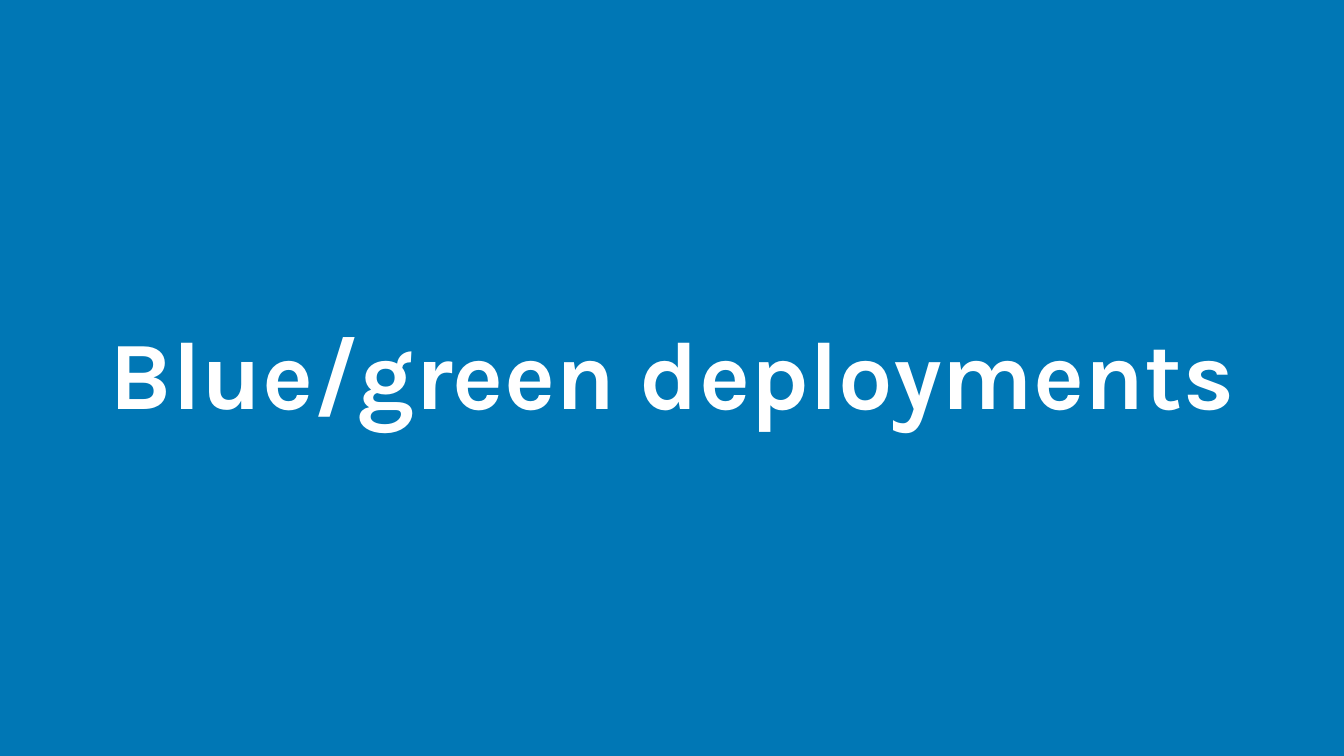
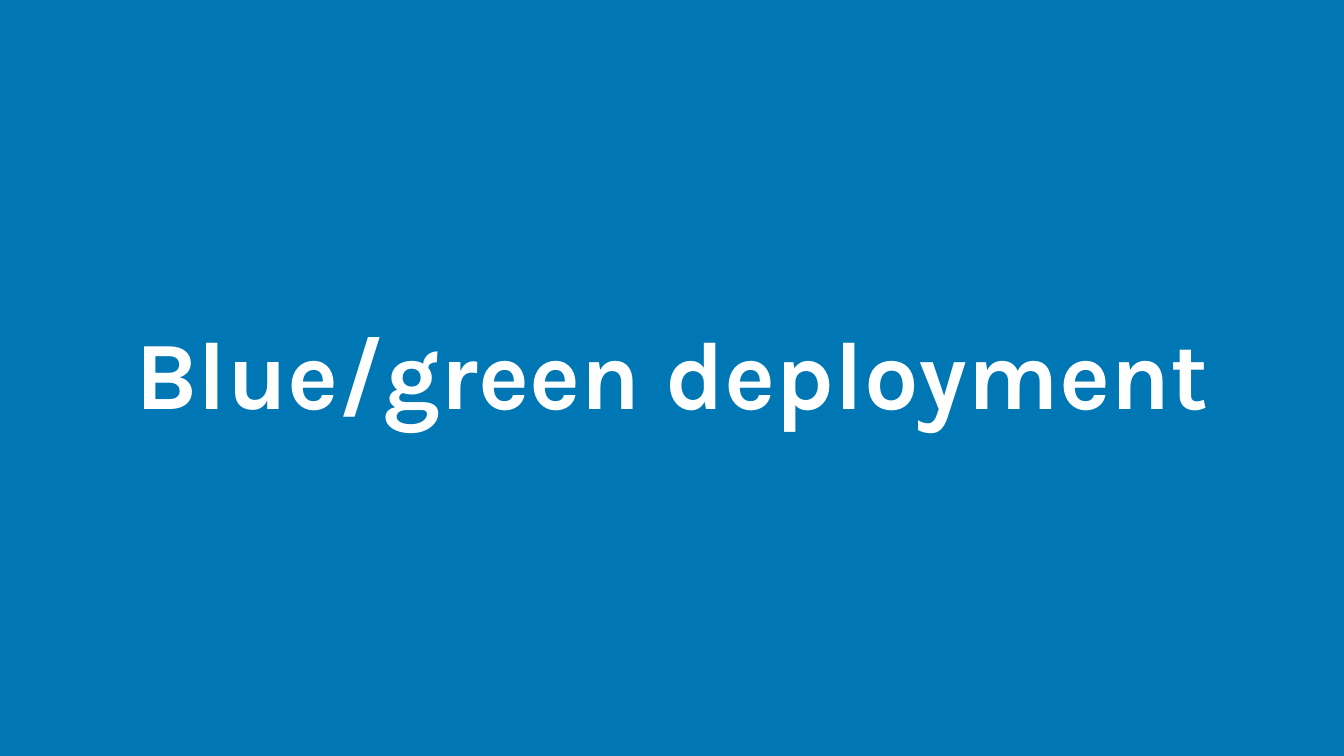
Before and after one commit to rdiazconcha/ckad-exam-prep, a slide deck: slide 1 of chapter-02/01-bluegreen/02_01_bluegreen.pptx. Drawn at 1344x756 pixels with LibreOffice and Linux fonts; fonts in the diff are those of the drawing. Boxes give left, top, right and bottom in pixels: in the first picture for what was removed or moved away, otherwise in the second. Text is boxed around its words. In the diff, an @@ line names an element or a change of style, - is before the commit and + after.

```diff
--- a/chapter-02/01-bluegreen/02_01_bluegreen.pptx
+++ b/chapter-02/01-bluegreen/02_01_bluegreen.pptx
@@ title at (x1=135, y1=337, x2=1208, y2=432): text changed @@
-Blue/green deployments
+Blue/green deployment
```
Also in this commit, not shown: 2 slides added, 16 other files.
